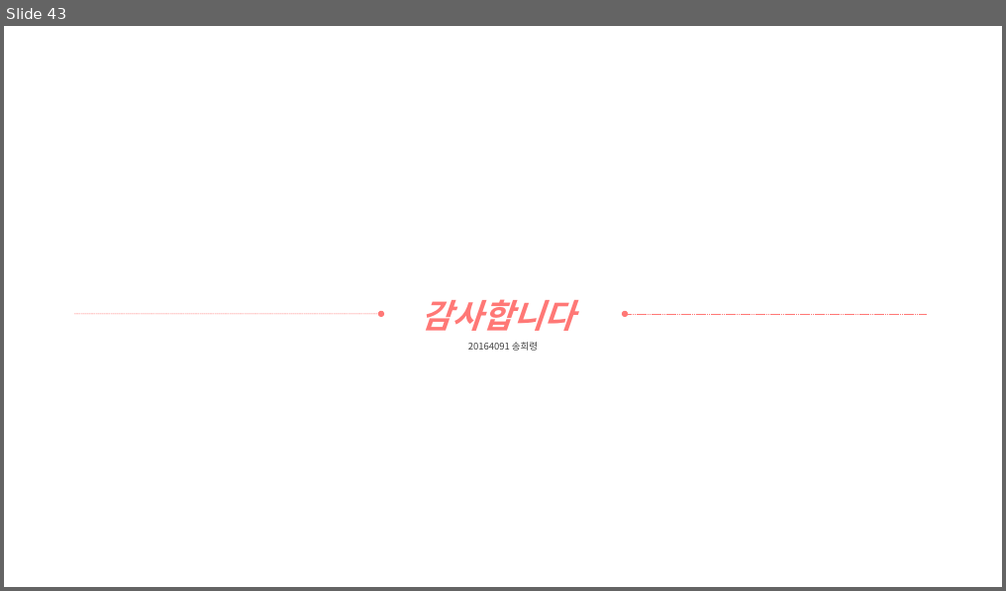
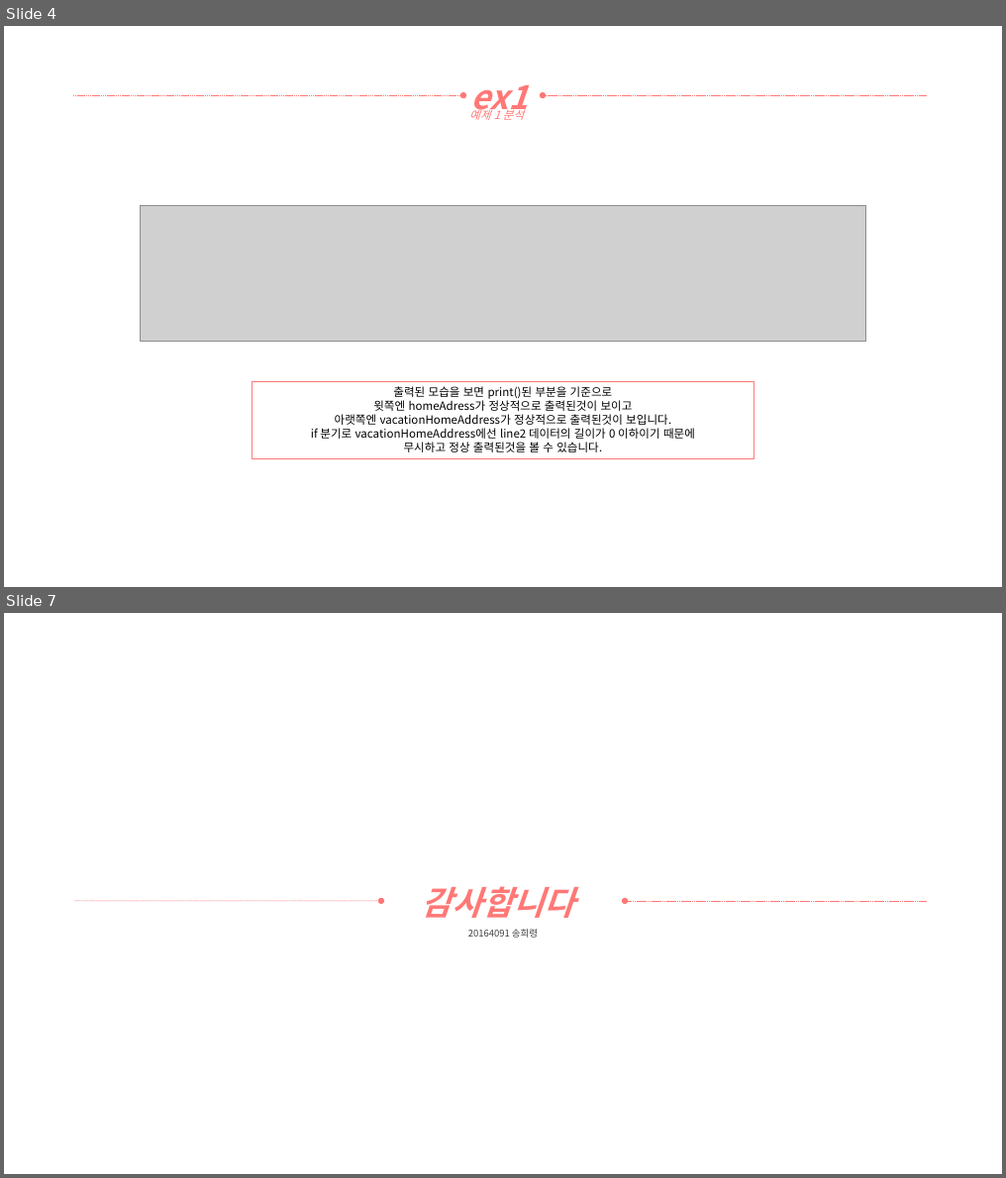
Before and after one commit to yooatom2200/Programing_Base_2, a slide deck: 1장/20164091-송희령-7주차 과제1.pptx. Shown one above the other, each under a label of ours: slide 43 before the commit, slides 4 and 7 after it; the slides between them are not shown. The pictures are 1006x591 and 1006x1178 pixels, drawn with LibreOffice and Linux fonts; fonts in the diff are those of the drawing; grey boxes stand for pictures. Boxes give left, top, right and bottom in pixels: in the first picture for what was removed or moved away, otherwise in the second. Text is boxed around its words. In the diff, an @@ line names an element or a change of style, - is before the commit and + after.

Commit message:
예제2 완성

```diff
--- a/1장/20164091-송희령-7주차 과제1.pptx
+++ b/1장/20164091-송희령-7주차 과제1.pptx
@@ slide 4 added at [4,26,1002,587], background #FFFFFF @@
@@ arrow added from (73, 95) to (463, 95), #FF7876 0.5 pt dashed @@
@@ text added at [469,107,524,120], 11 pt, text #FF7876, italic @@
+예제 1 분석
@@ text added at [471,85,529,119], 32 pt, text #FF7876, bold, italic @@
+ex1
@@ arrow added from (927, 95) to (543, 95), #FF7876 0.5 pt dashed @@
@@ picture added at [140,205,865,341] @@
@@ rectangle added at [252,382,754,460], outline #FF7876 1 pt, 11 pt, text #000000 @@
+출력된 모습을 보면 print()된 부분을 기준으로
+윗쪽엔 homeAdress가 정상적으로 출력된것이 보이고
+아랫쪽엔 vacationHomeAddress가 정상적으로 출력된것이 보입니다.
+if 분기로 vacationHomeAddress에선 line2 데이터의 길이가 0 이하이기 때문에
+무시하고 정상 출력된것을 볼 수 있습니다.
@@ what was slide 43 is now slide 7 @@
```
Also in this commit, not shown: 1 slide changed, 4 other slides added, 41 slides removed, 3 other files.
